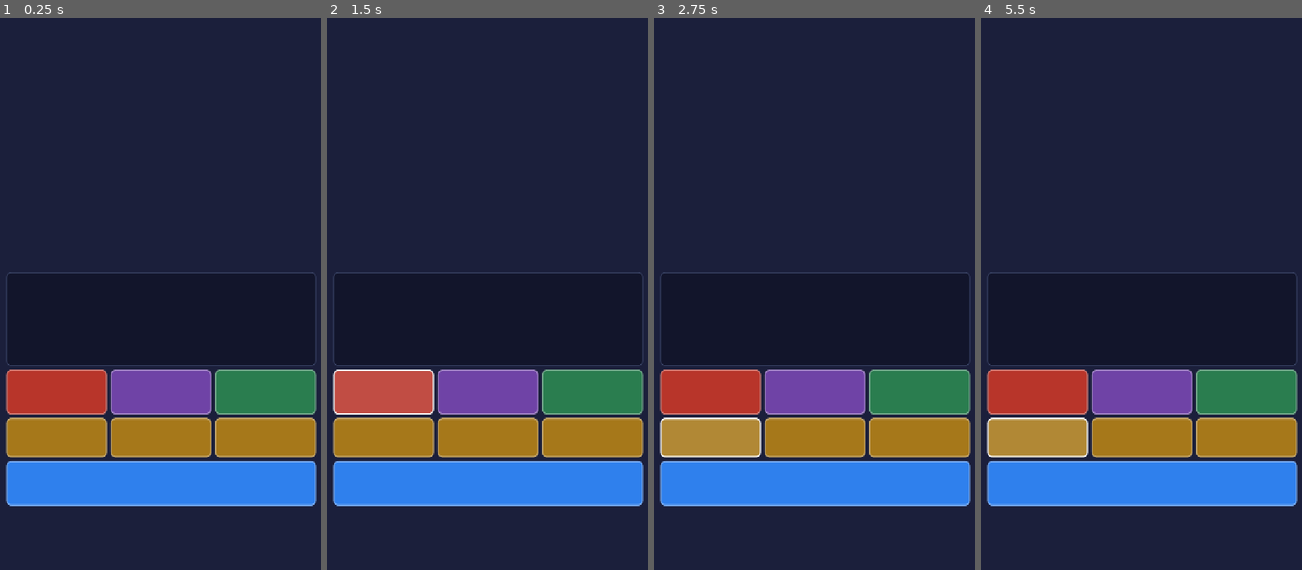
Above: before the commit, frames 1-4 (left to right).
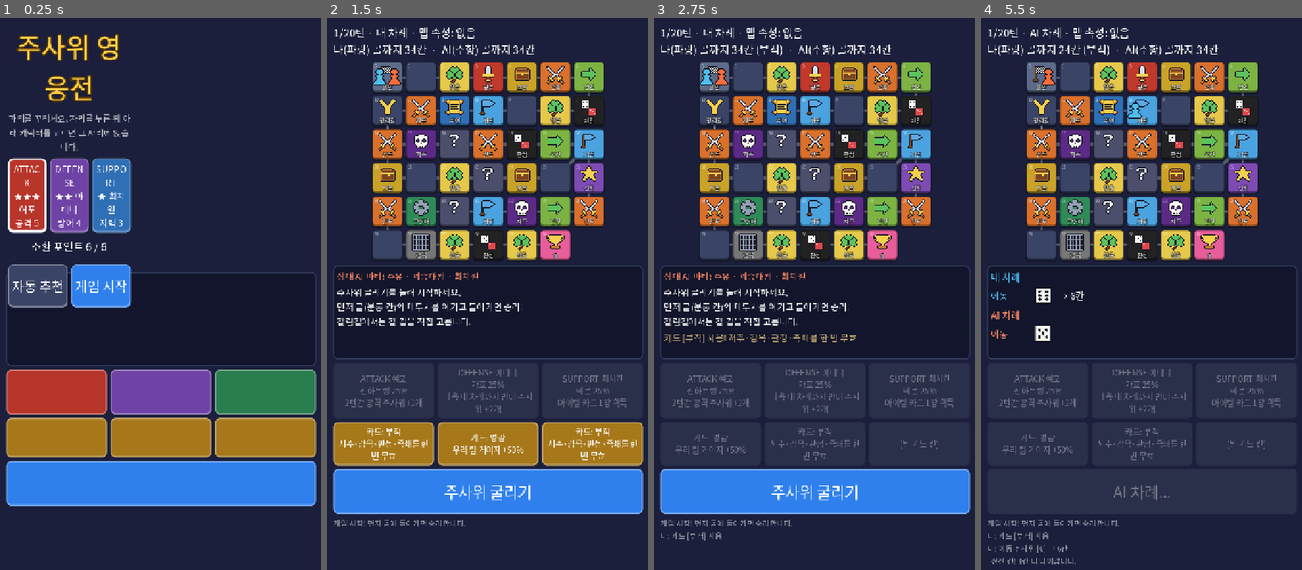
Above: after the commit, the same moments.

Repository: donto333/dice-heroes
Game: Godot game, scene res://scenes/main.tscn
The game is run twice, just before and just after one commit, with the same random seed, the same clock (stepped at 60 frames per second) and the same inputs.
Inputs (mouse positions are in pixels of both pictures, inside the frame that each line leads up to; where the layout moved, square brackets give the same spot in the first picture):
- Up to frame 1 (0.25 s): no input
- Up to frame 2 (1.5 s): click (426, 288) at 0.5 s, where only the run after the commit has a clickable "게임 시작"; click (384, 393) at 1.27 s
- Up to frame 3 (2.75 s): click (711, 443) at 2 s, where only the run after the commit has a clickable "카드: 부적 저주·감옥·판정·족쇄를 한 번 무효"
- Up to frame 4 (5.5 s): click (1141, 492) [1141, 481] at 2.75 s; click (1141, 393) at 3.52 s; click (1247, 393) at 4.27 s; click (1038, 437) at 5.02 s

The runs differ from the first frame. In frame 1, 9.6% of the frame differs, in the area x 2-42%, y 2-53%; in frame 2, 36%; in frame 3, 40%; in frame 4, 44%, in the area x 1-99%, y 1-99%.
Error before the commit: Parse Error: Cannot infer the type of "border" variable because the value doesn't have a set type. (res://scripts/ui/party_select.gd:257)

Commit message:
파티 고르기 화면의 타입 추론 오류 고침
Co-Authored-By: Claude Opus 5.5 <noreply@anthropic.com>
Claude-Session: https://claude.ai/code/session_01JPWR7cTXQrxTawoDohtR95

Diff:
--- a/scripts/ui/party_select.gd
+++ b/scripts/ui/party_select.gd
@@ -253,8 +253,8 @@
 			button.text = "%s\n%s %s\n%s %d" % [
 				SLOT_LABELS[slot], "★".repeat(int(character["grade"])), character["name"],
 				STAT_NAMES[stat], int(character[stat])]
-		var fill := Color("2a2f4a") if character.is_empty() else CATEGORY_COLORS.get(character["category"], Color("3a4466"))
-		var border := Color.WHITE if slot == _active_slot else fill.lightened(0.3)
+		var fill: Color = Color("2a2f4a") if character.is_empty() else CATEGORY_COLORS.get(character["category"], Color("3a4466"))
+		var border: Color = Color.WHITE if slot == _active_slot else fill.lightened(0.3)
 		var width := 4 if slot == _active_slot else 2
 		for state in ["normal", "hover", "pressed"]:
 			button.add_theme_stylebox_override(state, _box(fill, border, width))
